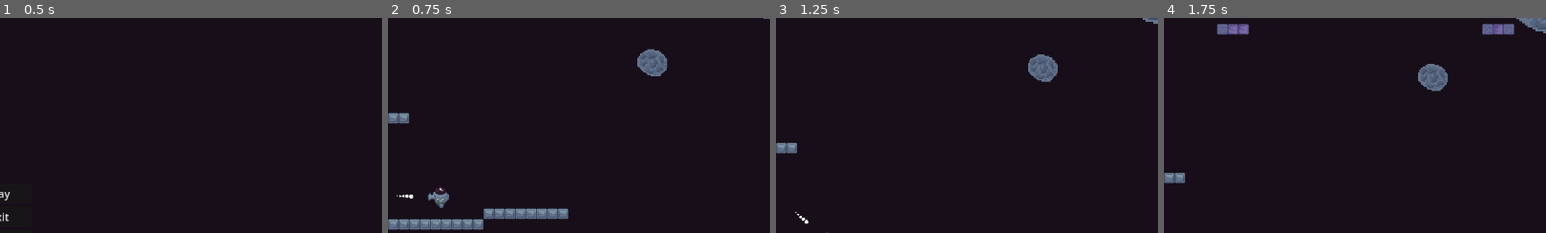
Above: before the commit, frames 1-4 (left to right).
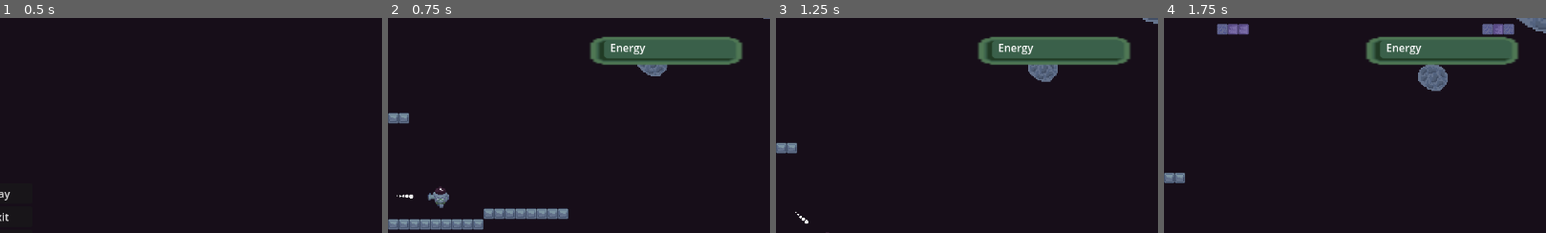
Above: after the commit, the same moments.

Repository: ScoreSpaceGameJam-SpaceGame/SpaceGame
Game: Godot game, scene res://levels/menu/menu.tscn
The game is run twice, just before and just after one commit, with the same random seed, the same clock (stepped at 60 frames per second) and the same inputs. Sound files missing from this copy of the repository are replaced by a short silence.
Inputs (mouse positions are % of the whole screen's width and height, from its top left):
- Up to frame 1 (0.5 s): no input
- Up to frame 2 (0.75 s): click "Play" at 0.5 s
- Up to frame 3 (1.25 s): no input
- Up to frame 4 (1.75 s): move the mouse to (72, 45) at 1.27 s; hold D (MoveRight) from 1.28 s (still down); hold Space (Teleport) from 1.28 s (still down)
The pictures show only the part of the screen within x 50-100%, y 0-50%; the shares and areas given below are measured in that part.

Frame 1 is identical in both runs. In frame 2, 5.2% of the frame differs, in the area x 52-93%, y 8-22%; in frame 3, 5.2%; in frame 4, 5.2%.

Commit message:
Added ui component to visualize the gun energy

Diff:
--- a/characters/player/player.gd
+++ b/characters/player/player.gd
@@ -3,6 +3,7 @@
 
 const SPEED : float = 200.0
 const FIRE_POWER_MULTIPLYER : float = 1.25
+const MAX_GUN_ENERGY = 100
 
 var player_state : Enums.player_actions = Enums.player_actions.AIMING
 var firing_vector : Vector2
@@ -15,6 +16,8 @@
 var gun_energy: float = 100
 
 var failed_teleport_sfx = preload("res://characters/player/failed_teleport.wav")
+
+signal remaining_gun_energy
 
 @onready var aim_indicator_mount_point: Node2D = $AimIndicatorMountPoint
 
@@ -110,6 +113,7 @@
 
 		# Handle the gun having enough energy and teleport player
 		gun_energy -= global_position.distance_to($Telenade.global_position) / 50
+		remaining_gun_energy.emit(gun_energy)
 		global_position = $Telenade.global_position
 		player_state = Enums.player_actions.AIMING
 		$Telenade.visible=false
--- a/globals/assets/score.tscn
+++ b/globals/assets/ProgressBar.tscn
@@ -11,6 +11,9 @@
 
 func set_progress(val: float) -> void:
 	$ProgressBar.value = val
+
+func set_max(val: float) -> void:
+	$ProgressBar.max_value = val
 "
 
 [sub_resource type="StyleBoxTexture" id="StyleBoxTexture_xnmhm"]
--- a/levels/main_level/main_level.gd
+++ b/levels/main_level/main_level.gd
@@ -19,6 +19,15 @@
 var tile_map_layers: Array = []
 
 func _ready() -> void:
+	# Set the stage
+	$CanvasLayer/Score.set_label("Score: 0")
+	$CanvasLayer/Score.set_progress(0)
+	$CanvasLayer/GunEnergyContainer/GunEnergy.set_label("Energy")
+	$CanvasLayer/GunEnergyContainer/GunEnergy.set_max(100)
+	$CanvasLayer/GunEnergyContainer/GunEnergy.set_progress(100)
+
+	$Player.remaining_gun_energy.connect($CanvasLayer/GunEnergyContainer/GunEnergy.set_progress)
+
 	audio_stream.finished.connect(restart_music)
 	tile_map_layers.push_back($InitialTileMapLayer)
 	generate_new_tile_map_layer()
--- a/levels/main_level/main_level.tscn
+++ b/levels/main_level/main_level.tscn
@@ -6,7 +6,7 @@
 [ext_resource type="AudioStream" uid="uid://bpr4mclputuaq" path="res://levels/main_level/inevitable_force_start.wav" id="4_gwp46"]
 [ext_resource type="AudioStream" uid="uid://bgqq2avmn23ta" path="res://levels/main_level/inevitable_force_end.wav" id="5_vt0u2"]
 [ext_resource type="PackedScene" uid="uid://btabuqbe7l5ad" path="res://levels/main_level/Astroid.tscn" id="6_5md4j"]
-[ext_resource type="PackedScene" uid="uid://dpmiyenwvroof" path="res://globals/assets/score.tscn" id="6_56bkb"]
+[ext_resource type="PackedScene" uid="uid://dpmiyenwvroof" path="res://globals/assets/ProgressBar.tscn" id="6_56bkb"]
 
 [sub_resource type="RectangleShape2D" id="RectangleShape2D_n7nil"]
 size = Vector2(7.42501, 2099.21)
@@ -191,6 +191,18 @@
 layout_mode = 2
 text = "Exit Game"
 
+[node name="GunEnergyContainer" type="MarginContainer" parent="CanvasLayer"]
+anchors_preset = 1
+anchor_left = 1.0
+anchor_right = 1.0
+offset_left = -40.0
+offset_bottom = 40.0
+grow_horizontal = 0
+theme_override_constants/margin_right = 300
+
+[node name="GunEnergy" parent="CanvasLayer/GunEnergyContainer" instance=ExtResource("6_56bkb")]
+layout_mode = 2
+
 [connection signal="body_entered" from="Boundaries/PlayerDeath" to="." method="_on_player_death_body_entered"]
 [connection signal="body_entered" from="Boundaries/TileMapDeath" to="." method="_on_tile_map_death_body_entered"]
 [connection signal="timeout" from="ScoreTimer" to="." method="_on_update_score"]
--- a/levels/menu/menu.tscn
+++ b/levels/menu/menu.tscn
@@ -2,7 +2,7 @@
 
 [ext_resource type="Script" path="res://levels/menu/menu.gd" id="1_qhlr6"]
 [ext_resource type="AudioStream" uid="uid://sjxhlnmspqen" path="res://levels/menu/calm_wonder.wav" id="2_8em0r"]
-[ext_resource type="PackedScene" uid="uid://dpmiyenwvroof" path="res://globals/assets/score.tscn" id="2_atalm"]
+[ext_resource type="PackedScene" uid="uid://dpmiyenwvroof" path="res://globals/assets/ProgressBar.tscn" id="2_atalm"]
 
 [node name="Menu" type="Control"]
 layout_mode = 3
